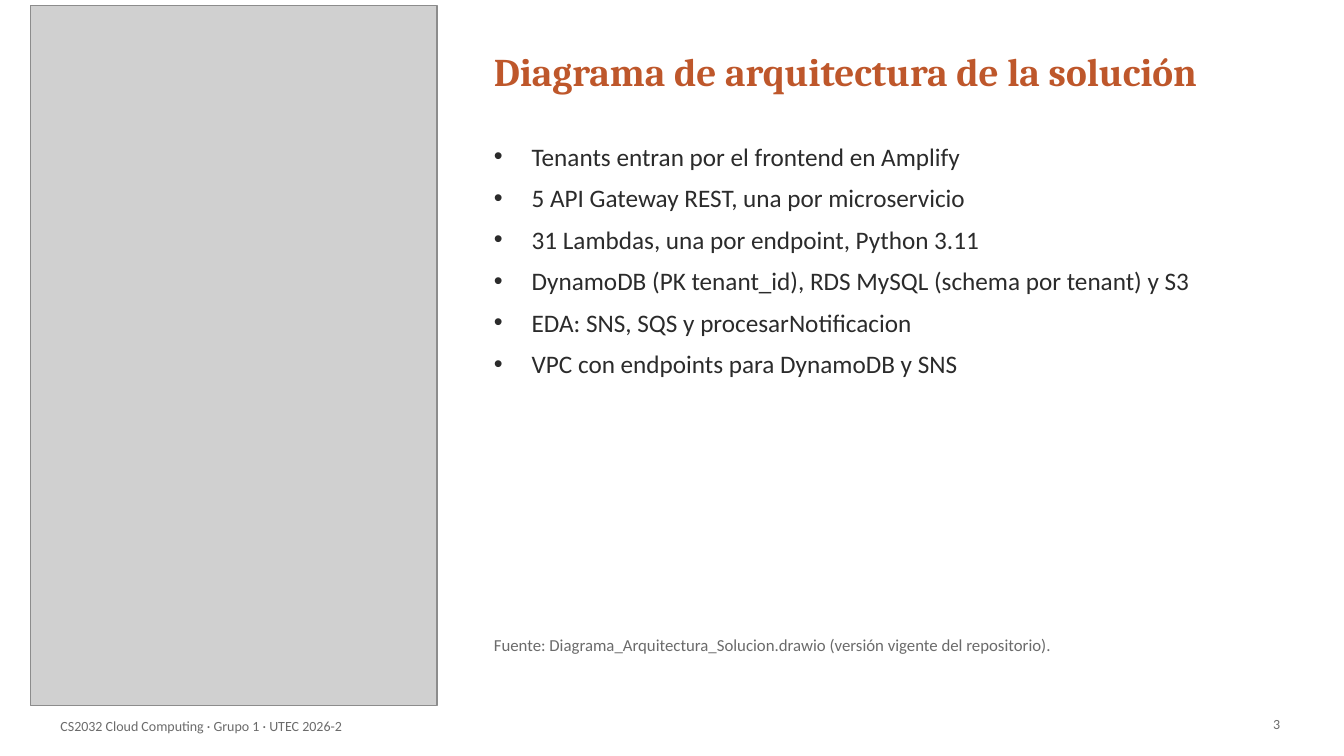
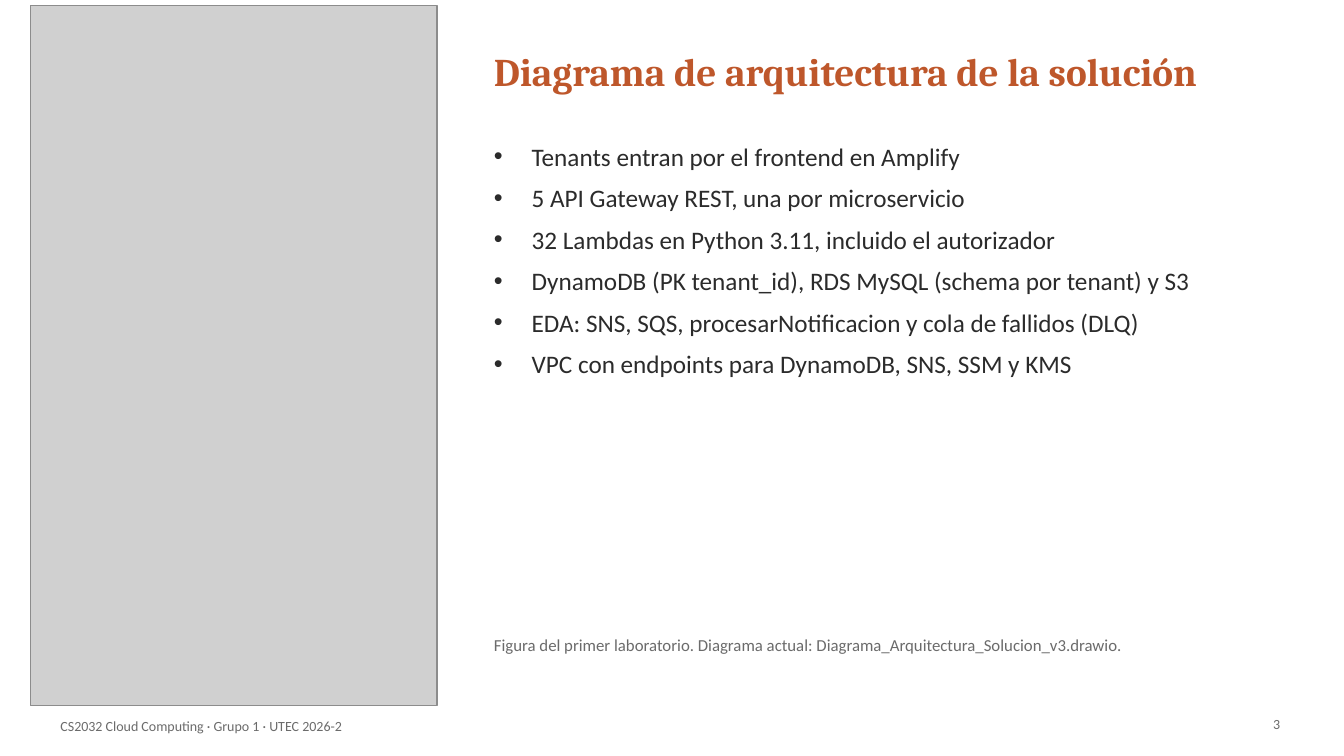
Before and after one commit to santiagodavila-ops/Proyecto-Final-Cloud-Computing-v2, a slide deck: slide 3 of presentacion/Presentacion_CS2032_Grupo1.pptx. Drawn at 1344x756 pixels with LibreOffice and Linux fonts; fonts in the diff are those of the drawing; grey boxes stand for pictures. Boxes give left, top, right and bottom in pixels: in the first picture for what was removed or moved away, otherwise in the second. Text is boxed around its words. In the diff, an @@ line names an element or a change of style, - is before the commit and + after.

Commit message:
Actualiza la documentación final de EmpleaCRM

```diff
--- a/presentacion/Presentacion_CS2032_Grupo1.pptx
+++ b/presentacion/Presentacion_CS2032_Grupo1.pptx
@@ text at (x1=532, y1=231, x2=1055, y2=253): text changed @@
-• 31 Lambdas, una por endpoint, Python 3.11
+• 32 Lambdas en Python 3.11, incluido el autorizador
@@ text at (x1=532, y1=313, x2=1138, y2=377): text changed @@
-• EDA: SNS, SQS y procesarNotificacion
-• VPC con endpoints para DynamoDB y SNS
+• EDA: SNS, SQS, procesarNotificacion y cola de fallidos (DLQ)
+• VPC con endpoints para DynamoDB, SNS, SSM y KMS
@@ text at (x1=494, y1=639, x2=1121, y2=654): text changed @@
-Fuente: Diagrama_Arquitectura_Solucion.drawio (versión vigente del repositorio).
+Figura del primer laboratorio. Diagrama actual: Diagrama_Arquitectura_Solucion_v3.drawio.
```
Also in this commit, not shown: 15 other slides changed, 2 other files.
